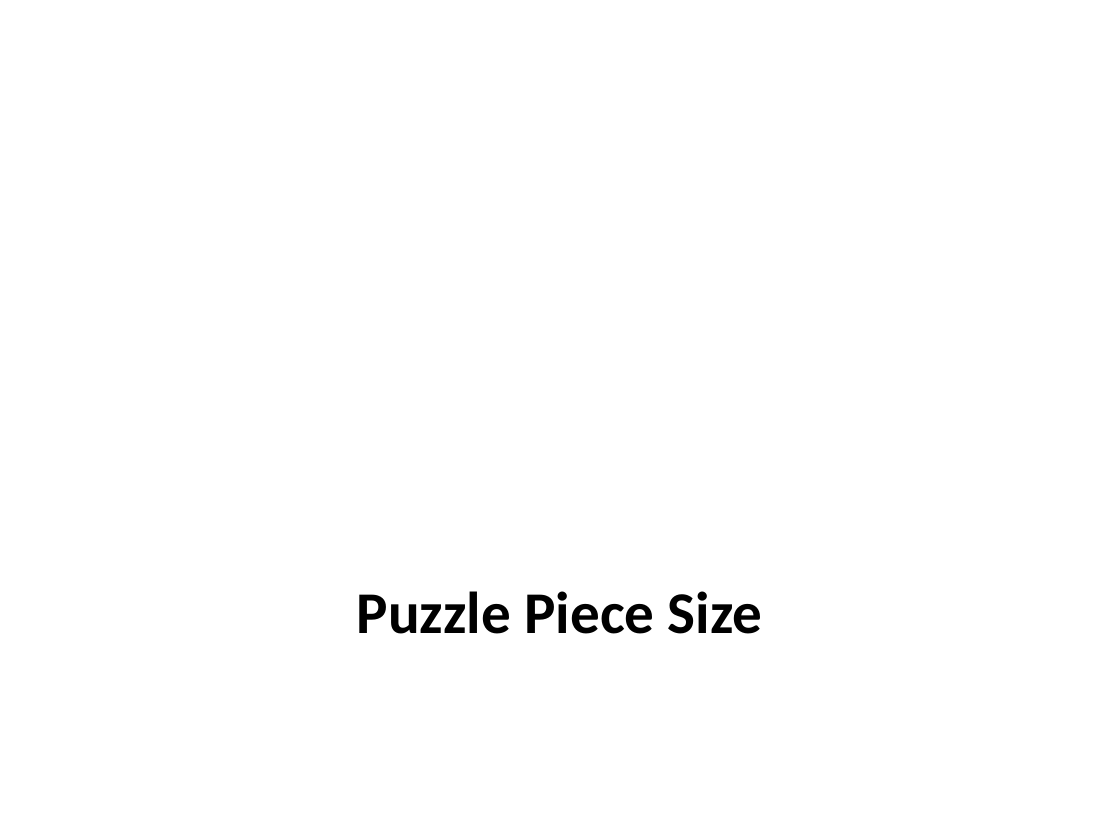
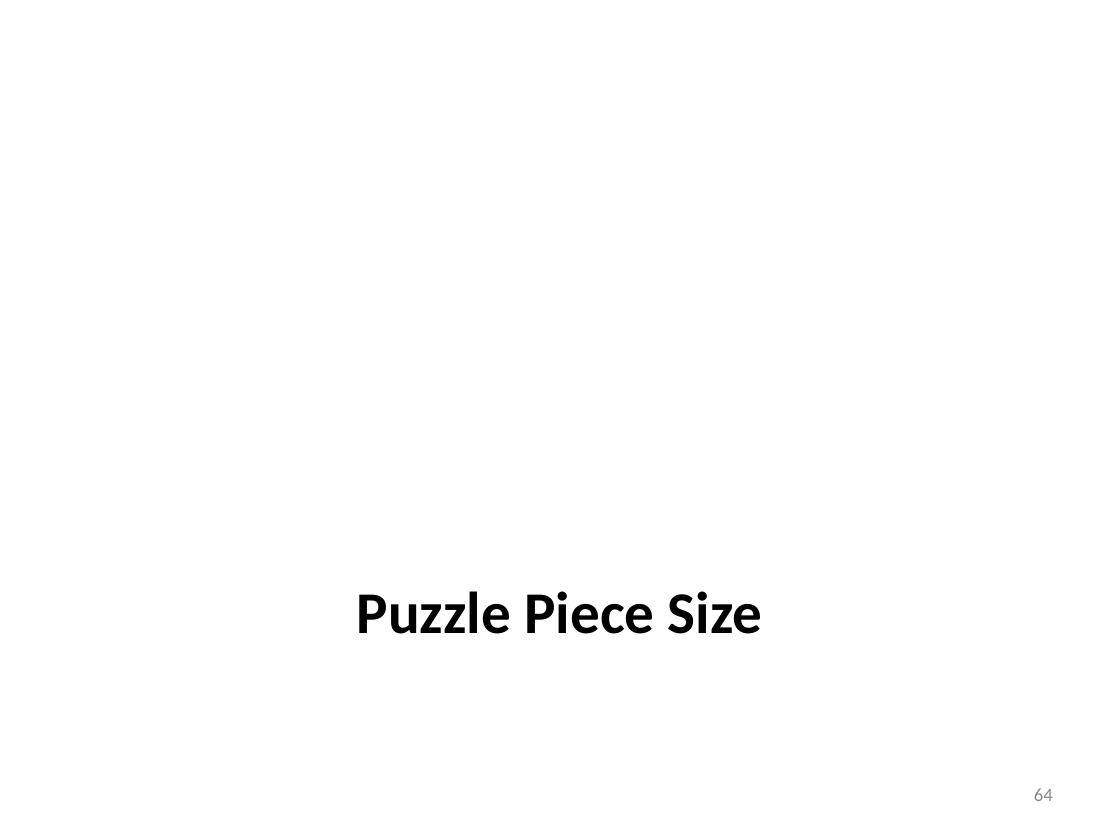
Before and after one commit to ZaydH/sjsu_thesis, a slide deck: slide 64 of Papers/Zayd_Hammoudeh_-_Square_Jigsaw_Puzzle_Problem_Literature_Review.pptx (slide 58 before the commit). Drawn at 1120x840 pixels with LibreOffice and Linux fonts; fonts in the diff are those of the drawing; background and template pictures are left out. Boxes give left, top, right and bottom in pixels: in the first picture for what was removed or moved away, otherwise in the second. Text is boxed around its words. In the diff, an @@ line names an element or a change of style, - is before the commit and + after.

```diff
--- a/Papers/Zayd_Hammoudeh_-_Square_Jigsaw_Puzzle_Problem_Literature_Review.pptx
+++ b/Papers/Zayd_Hammoudeh_-_Square_Jigsaw_Puzzle_Problem_Literature_Review.pptx
@@ page number added at (1034,788,1053,801), 12 pt, text #898989 @@
+64
```
Also in this commit, not shown: 60 other slides changed, 8 slides added, 2 slides removed.
